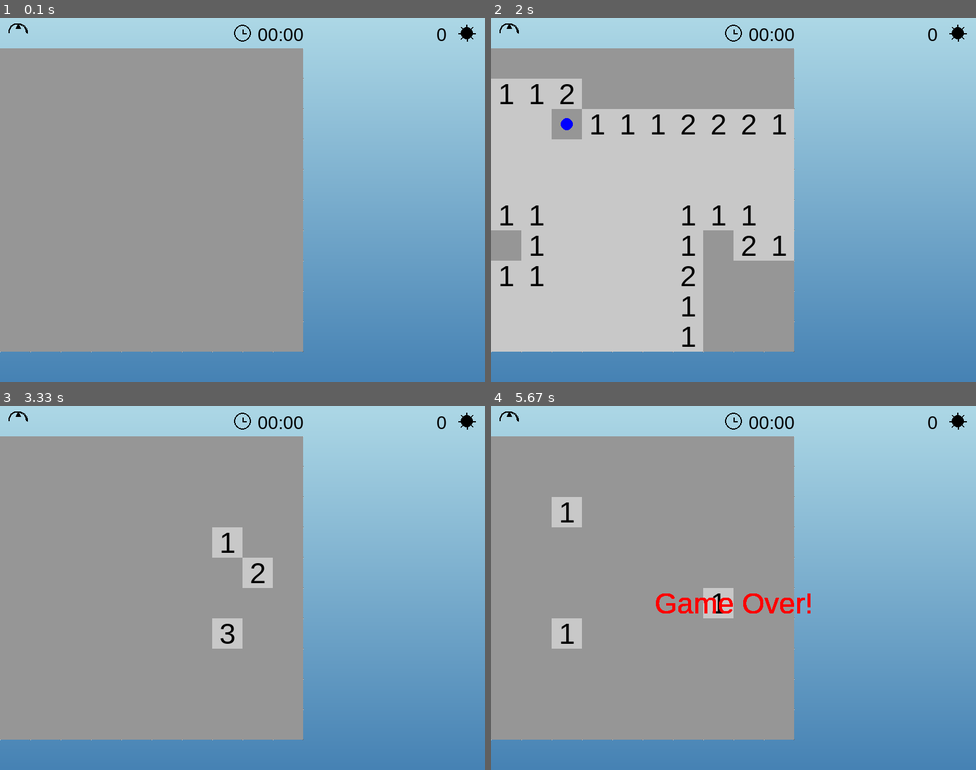
Above: before the commit, frames 1-4 (two rows, left to right).
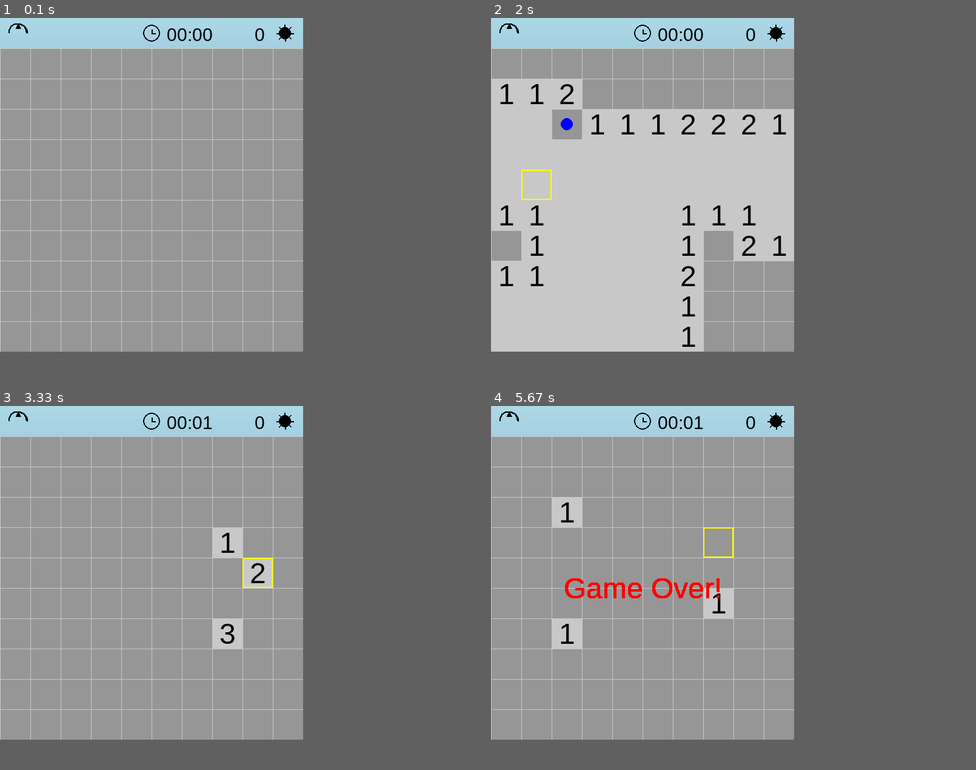
Above: after the commit, the same moments.

Repository: mwilcome/modern-minesweep
Game: pygame game, started from main.py
The game is run twice, just before and just after one commit, with the same random seed, the same clock (stepped at 60 frames per second) and the same inputs.
Inputs (mouse positions are in pixels of both pictures, inside the frame that each line leads up to):
- Up to frame 1 (0.1 s): no input
- Up to frame 2 (2 s): click (641, 185) at 0.38 s; click (568, 185) at 0.72 s; click (510, 32) at 1.05 s; right-click (568, 119) at 1.38 s; click (534, 174) at 1.72 s
- Up to frame 3 (3.33 s): hold R 2-2.47 s; click (227, 624) at 2.55 s; click (232, 544) at 2.88 s; click (247, 566) at 3.22 s
- Up to frame 4 (5.67 s): click (704, 515) at 3.55 s; hold R 3.83-4.3 s; click (568, 631) at 4.38 s; click (578, 515) at 4.72 s; click (723, 609) at 5.05 s; click (704, 529) at 5.38 s
In our replay, the window is 800x600 before the commit and 500x550 after it. These sizes can differ from the game's own. Grey fills any space a smaller window leaves; there, only what the larger window draws over its background counts as a difference.

The runs differ from the first frame. In frame 1, 29% of the frame differs, in the area x 0-100%, y 0-92%; in frame 2, 28%; in frame 3, 29%; in frame 4, 30%.

Commit message:
Added some sound effects

Diff:
--- a/application/game_controller.py
+++ b/application/game_controller.py
@@ -8,6 +8,11 @@
         self.cols = cols
         self.mine_count = mine_count
         self.renderer = renderer
+        pygame.mixer.init()
+        self.click_sound = pygame.mixer.Sound('click.wav')
+        self.flag_sound = pygame.mixer.Sound('flag.wav')
+        self.win_sound = pygame.mixer.Sound('win.wav')
+        self.lose_sound = pygame.mixer.Sound('lose.wav')
         self.reset_game()
 
     def reset_game(self):
@@ -18,32 +23,35 @@
         """Main game loop."""
         running = True
         while running:
-            mouse_pos = pygame.mouse.get_pos()  # Get mouse position for hover effects
+            mouse_pos = pygame.mouse.get_pos()
             for event in pygame.event.get():
                 if event.type == pygame.QUIT:
                     running = False
                 elif event.type == pygame.MOUSEBUTTONDOWN:
                     mouse_x, mouse_y = event.pos
-                    # Check if restart button is clicked (top-left corner)
                     if 5 <= mouse_y <= 45 and 10 <= mouse_x <= 50:
                         self.reset_game()
                     elif not self.game.game_over and not self.game.won:
-                        # Adjust for UI offset (50px from top)
                         grid_row = (mouse_y - 50) // 50
                         grid_col = mouse_x // 50
                         if 0 <= grid_row < self.rows and 0 <= grid_col < self.cols:
-                            if event.button == 1:  # Left click
+                            if event.button == 1:
                                 self.game.reveal_cell(grid_row, grid_col)
-                            elif event.button == 3:  # Right click
+                                if self.game.game_over:
+                                    self.lose_sound.play()
+                                elif self.game.won:
+                                    self.win_sound.play()
+                                else:
+                                    self.click_sound.play()
+                            elif event.button == 3:
                                 self.game.grid[grid_row][grid_col].toggle_flag()
+                                self.flag_sound.play()
                 elif event.type == pygame.KEYDOWN:
-                    if event.key == pygame.K_r:  # Press 'R' to restart
+                    if event.key == pygame.K_r:
                         self.reset_game()
 
-            # Render the game state
             if self.game.game_over or self.game.won:
                 self.renderer.show_game_over(self.game.won)
             else:
                 self.renderer.render(self.game, mouse_pos)
-
         pygame.quit()
--- a/domain/entities/game.py
+++ b/domain/entities/game.py
@@ -1,3 +1,4 @@
+import pygame
 import random
 from domain.value_objects.cell import Cell
 
@@ -10,6 +11,8 @@
         self.grid = [[Cell() for _ in range(cols)] for _ in range(rows)]
         self.game_over = False
         self.won = False
+        self.start_time = pygame.time.get_ticks()
+        self.end_time = None
         self._place_mines()
         self._calculate_numbers()
 
@@ -24,7 +27,7 @@
                 mines_placed += 1
 
     def _calculate_numbers(self):
-        """Calculate adjacent mine counts for each cell."""
+        """Calculate the number of adjacent mines for each cell."""
         for x in range(self.rows):
             for y in range(self.cols):
                 if not self.grid[x][y].is_mine:
@@ -44,13 +47,17 @@
             cell.is_revealed = True
             if cell.is_mine:
                 self.game_over = True
-            elif cell.adjacent_mines == 0:
-                for dx in [-1, 0, 1]:
-                    for dy in [-1, 0, 1]:
-                        nr, nc = row + dx, col + dy
-                        if 0 <= nr < self.rows and 0 <= nc < self.cols:
-                            self.reveal_cell(nr, nc)
-            self._check_win_condition()
+                self.end_time = pygame.time.get_ticks()
+            else:
+                if cell.adjacent_mines == 0:
+                    for dx in [-1, 0, 1]:
+                        for dy in [-1, 0, 1]:
+                            nr, nc = row + dx, col + dy
+                            if 0 <= nr < self.rows and 0 <= nc < self.cols:
+                                self.reveal_cell(nr, nc)
+                self._check_win_condition()
+                if self.won:
+                    self.end_time = pygame.time.get_ticks()
 
     def _check_win_condition(self):
         """Check if all non-mine cells are revealed."""
@@ -60,6 +67,13 @@
                     return
         self.won = True
 
+    def get_elapsed_time(self):
+        """Get the elapsed time in seconds."""
+        if self.game_over or self.won:
+            return (self.end_time - self.start_time) // 1000
+        else:
+            return (pygame.time.get_ticks() - self.start_time) // 1000
+
     def get_score(self):
-        """Calculate score based on correctly flagged mines."""
+        """Calculate the score based on correctly flagged mines."""
         return sum(1 for row in self.grid for cell in row if cell.is_mine and cell.is_flagged)
--- a/domain/value_objects/cell.py
+++ b/domain/value_objects/cell.py
@@ -6,6 +6,11 @@
         self.adjacent_mines = 0
 
     def toggle_flag(self):
-        """Toggle the flag state if the cell isn’t revealed."""
+        """Toggle the flagged state of the cell if not revealed."""
         if not self.is_revealed:
             self.is_flagged = not self.is_flagged
+
+    def reveal(self):
+        """Reveal the cell."""
+        if not self.is_flagged:
+            self.is_revealed = True
--- a/infrastructure/pygame_renderer.py
+++ b/infrastructure/pygame_renderer.py
@@ -1,26 +1,27 @@
 import pygame
-import math  # Import math for trigonometric functions
+import math
 
 
 class PygameRenderer:
     def __init__(self, screen):
         self.screen = screen
         self.cell_size = 50
-        self.cell_font = pygame.font.SysFont('arial', 48)  # Explicit font to avoid warnings
+        self.cell_font = pygame.font.SysFont('arial', 48)
         self.ui_font = pygame.font.SysFont('arial', 30)
         self.width, self.height = screen.get_size()
 
-        # Colors for light theme
-        self.background_start = (173, 216, 230)  # Light blue
-        self.background_end = (70, 130, 180)  # Steel blue
-        self.cell_light = (220, 220, 220)  # Light border for bevel
-        self.cell_dark = (100, 100, 100)  # Dark border for bevel
-        self.text_color = (0, 0, 0)  # Black text
+        # Colors
+        self.background_start = (173, 216, 230)
+        self.background_end = (70, 130, 180)
+        self.cell_light = (220, 220, 220)
+        self.cell_dark = (100, 100, 100)
+        self.text_color = (0, 0, 0)
+        self.grid_line_color = (200, 200, 200)
 
-        # Create background surface with gradient
+        # Background gradient
         self.background = self.create_gradient_surface()
 
-        # UI Icons (simple shapes)
+        # UI Icons
         self.restart_icon = self.create_restart_icon()
         self.timer_icon = self.create_timer_icon()
         self.mine_icon = self.create_mine_icon()
@@ -31,7 +32,6 @@
         self.mine_rect = pygame.Rect(self.width - 50, 5, 40, 40)
 
     def create_gradient_surface(self):
-        """Create a surface with a vertical gradient."""
         surface = pygame.Surface((self.width, self.height))
         for y in range(self.height):
             r = int(self.background_start[0] + (self.background_end[0] - self.background_start[0]) * y / self.height)
@@ -41,76 +41,62 @@
         return surface
 
     def create_restart_icon(self):
-        """Create a simple restart icon (circular arrow)."""
         icon = pygame.Surface((32, 32), pygame.SRCALPHA)
         pygame.draw.arc(icon, self.text_color, (0, 0, 32, 32), 0, 3.14, 2)
-        pygame.draw.polygon(icon, self.text_color, [(16, 0), (20, 8), (12, 8)])  # Arrowhead
+        pygame.draw.polygon(icon, self.text_color, [(16, 0), (20, 8), (12, 8)])
         return icon
 
     def create_timer_icon(self):
-        """Create a simple timer icon (clock)."""
         icon = pygame.Surface((32, 32), pygame.SRCALPHA)
         pygame.draw.circle(icon, self.text_color, (16, 16), 14, 2)
-        pygame.draw.line(icon, self.text_color, (16, 16), (16, 10), 2)  # Hour hand
-        pygame.draw.line(icon, self.text_color, (16, 16), (22, 16), 2)  # Minute hand
+        pygame.draw.line(icon, self.text_color, (16, 16), (16, 10), 2)
+        pygame.draw.line(icon, self.text_color, (16, 16), (22, 16), 2)
         return icon
 
     def create_mine_icon(self):
-        """Create a simple mine icon (circle with spikes)."""
         icon = pygame.Surface((32, 32), pygame.SRCALPHA)
         pygame.draw.circle(icon, self.text_color, (16, 16), 10)
         for angle in range(0, 360, 45):
             rad = angle * 3.14159 / 180
-            x = 16 + 14 * math.cos(rad)  # Use math.cos instead of pygame.math.cos
-            y = 16 + 14 * math.sin(rad)  # Use math.sin instead of pygame.math.sin
+            x = 16 + 14 * math.cos(rad)
+            y = 16 + 14 * math.sin(rad)
             pygame.draw.line(icon, self.text_color, (16, 16), (x, y), 2)
         return icon
 
-    def render_ui(self, score, mouse_pos):
-        """Render the UI with icons and hover effects."""
+    def render_ui(self, game, mouse_pos):
+        """Render the UI with icons, timer, and hover effects."""
         # Restart button
         if self.restart_rect.collidepoint(mouse_pos):
-            pygame.draw.rect(self.screen, (0, 200, 0), self.restart_rect.inflate(4, 4))  # Hover effect
+            pygame.draw.rect(self.screen, (0, 200, 0), self.restart_rect.inflate(4, 4))
         self.screen.blit(self.restart_icon, (self.restart_rect.x + 4, self.restart_rect.y + 4))
 
-        # Timer (placeholder)
-        if self.timer_rect.collidepoint(mouse_pos):
-            pygame.draw.rect(self.screen, (0, 200, 0), self.timer_rect.inflate(4, 4))
+        # Timer
+        elapsed = game.get_elapsed_time()
+        minutes = elapsed // 60
+        seconds = elapsed % 60
+        timer_text = self.ui_font.render(f"{minutes:02d}:{seconds:02d}", True, self.text_color)
         self.screen.blit(self.timer_icon, (self.timer_rect.x + 4, self.timer_rect.y + 4))
-        timer_text = self.ui_font.render("00:00", True, self.text_color)
         self.screen.blit(timer_text, (self.timer_rect.right + 5, self.timer_rect.y + 5))
 
-        # Mine counter (using score as placeholder)
+        # Mine counter (score for now)
         if self.mine_rect.collidepoint(mouse_pos):
             pygame.draw.rect(self.screen, (0, 200, 0), self.mine_rect.inflate(4, 4))
         self.screen.blit(self.mine_icon, (self.mine_rect.x + 4, self.mine_rect.y + 4))
-        mine_text = self.ui_font.render(str(score), True, self.text_color)
+        mine_text = self.ui_font.render(str(game.get_score()), True, self.text_color)
         self.screen.blit(mine_text, (self.mine_rect.left - 30, self.mine_rect.y + 5))
 
     def render(self, game, mouse_pos):
         """Render the game grid and UI."""
-        self.screen.blit(self.background, (0, 0))  # Draw gradient background
+        self.screen.blit(self.background, (0, 0))
+        self.render_ui(game, mouse_pos)
 
-        # Render UI
-        self.render_ui(game.get_score(), mouse_pos)
-
-        # Render grid with beveled cells
+        # Render grid cells
         for row in range(game.rows):
             for col in range(game.cols):
                 cell = game.grid[row][col]
                 x = col * self.cell_size
-                y = row * self.cell_size + 50  # Offset for UI
+                y = row * self.cell_size + 50
                 rect = pygame.Rect(x, y, self.cell_size, self.cell_size)
-
-                # Bevel effect
-                pygame.draw.line(self.screen, self.cell_light, (x, y), (x + self.cell_size, y))  # Top
-                pygame.draw.line(self.screen, self.cell_light, (x, y), (x, y + self.cell_size))  # Left
-                pygame.draw.line(self.screen, self.cell_dark, (x, y + self.cell_size - 1),
-                                 (x + self.cell_size, y + self.cell_size - 1))  # Bottom
-                pygame.draw.line(self.screen, self.cell_dark, (x + self.cell_size - 1, y),
-                                 (x + self.cell_size - 1, y + self.cell_size))  # Right
-
-                # Cell content
                 if cell.is_revealed:
                     if cell.is_mine:
                         pygame.draw.rect(self.screen, (255, 0, 0), rect)
@@ -125,6 +111,22 @@
                 if cell.is_flagged:
                     pygame.draw.circle(self.screen, (0, 0, 255), rect.center, 10)
 
+        # Draw grid lines
+        for i in range(game.cols + 1):
+            x = i * self.cell_size
+            pygame.draw.line(self.screen, self.grid_line_color, (x, 50), (x, 50 + game.rows * self.cell_size))
+        for i in range(game.rows + 1):
+            y = 50 + i * self.cell_size
+            pygame.draw.line(self.screen, self.grid_line_color, (0, y), (game.cols * self.cell_size, y))
+
+        # Hover effect
+        grid_col = mouse_pos[0] // self.cell_size
+        grid_row = (mouse_pos[1] - 50) // self.cell_size
+        if 0 <= grid_row < game.rows and 0 <= grid_col < game.cols:
+            x = grid_col * self.cell_size
+            y = 50 + grid_row * self.cell_size
+            pygame.draw.rect(self.screen, (255, 255, 0), (x, y, self.cell_size, self.cell_size), 2)
+
         pygame.display.flip()
 
     def show_game_over(self, won):
--- a/main.py
+++ b/main.py
@@ -2,16 +2,15 @@
 from application.game_controller import GameController
 from infrastructure.pygame_renderer import PygameRenderer
 
-# Initialize Pygame
-pygame.init()
 
-# Set up the screen (adjust size as needed)
-screen = pygame.display.set_mode((800, 600))
-pygame.display.set_caption("Modern Minesweeper")
+def main():
+    pygame.init()
+    screen = pygame.display.set_mode((500, 550))
+    pygame.display.set_caption("Minesweeper")
+    renderer = PygameRenderer(screen)
+    controller = GameController(10, 10, 10, renderer)
+    controller.run()
 
-# Create renderer and game controller
-renderer = PygameRenderer(screen)
-controller = GameController(10, 10, 10, renderer)  # 10x10 grid with 10 mines
 
-# Run the game
-controller.run()
+if __name__ == "__main__":
+    main()
Not shown, added: click.wav
Not shown, added: flag.wav
Not shown, added: lose.wav
Not shown, added: win.wav
